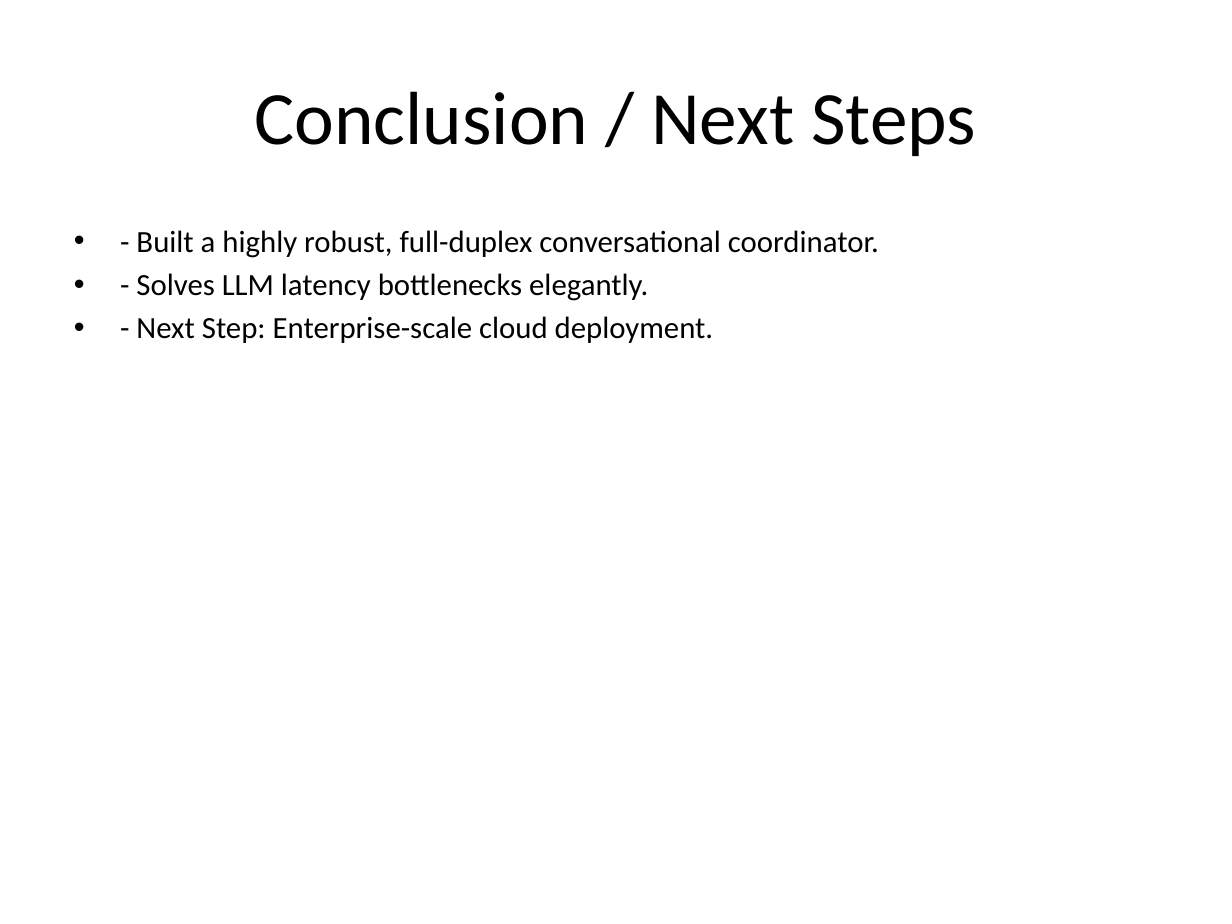
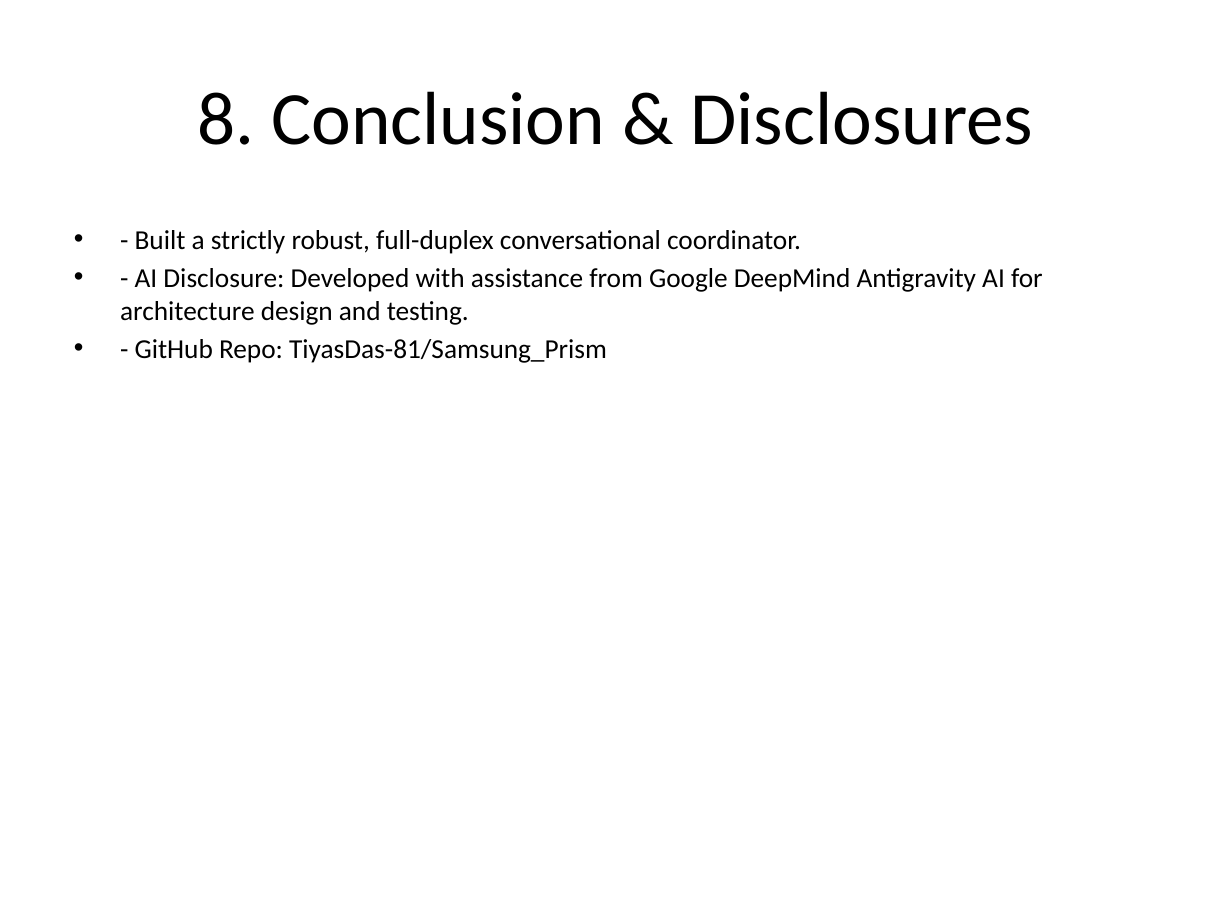
Before and after one commit to TiyasDas-81/Samsung_Prism, a slide deck: slide 8 of presentation/Samsung_PRISM_Theme05.pptx. Drawn at 1232x924 pixels with LibreOffice and Linux fonts; fonts in the diff are those of the drawing. Boxes give left, top, right and bottom in pixels: in the first picture for what was removed or moved away, otherwise in the second. Text is boxed around its words. In the diff, an @@ line names an element or a change of style, - is before the commit and + after.

```diff
--- a/presentation/Samsung_PRISM_Theme05.pptx
+++ b/presentation/Samsung_PRISM_Theme05.pptx
@@ title at [197, 91, 1033, 145]: text changed @@
-Conclusion / Next Steps
+8. Conclusion & Disclosures
@@ text at [120, 230, 1043, 363]: text changed; size 18 to 16 pt @@
-• - Built a highly robust, full-duplex conversational coordinator.
-• - Solves LLM latency bottlenecks elegantly.
-• - Next Step: Enterprise-scale cloud deployment.
+• - Built a strictly robust, full-duplex conversational coordinator.
+• - AI Disclosure: Developed with assistance from Google DeepMind Antigravity AI for architecture design and testing.
+• - GitHub Repo: TiyasDas-81/Samsung_Prism
```
Also in this commit, not shown: 6 other slides changed, 1 slide added, 1 slide removed, 1 other file.
